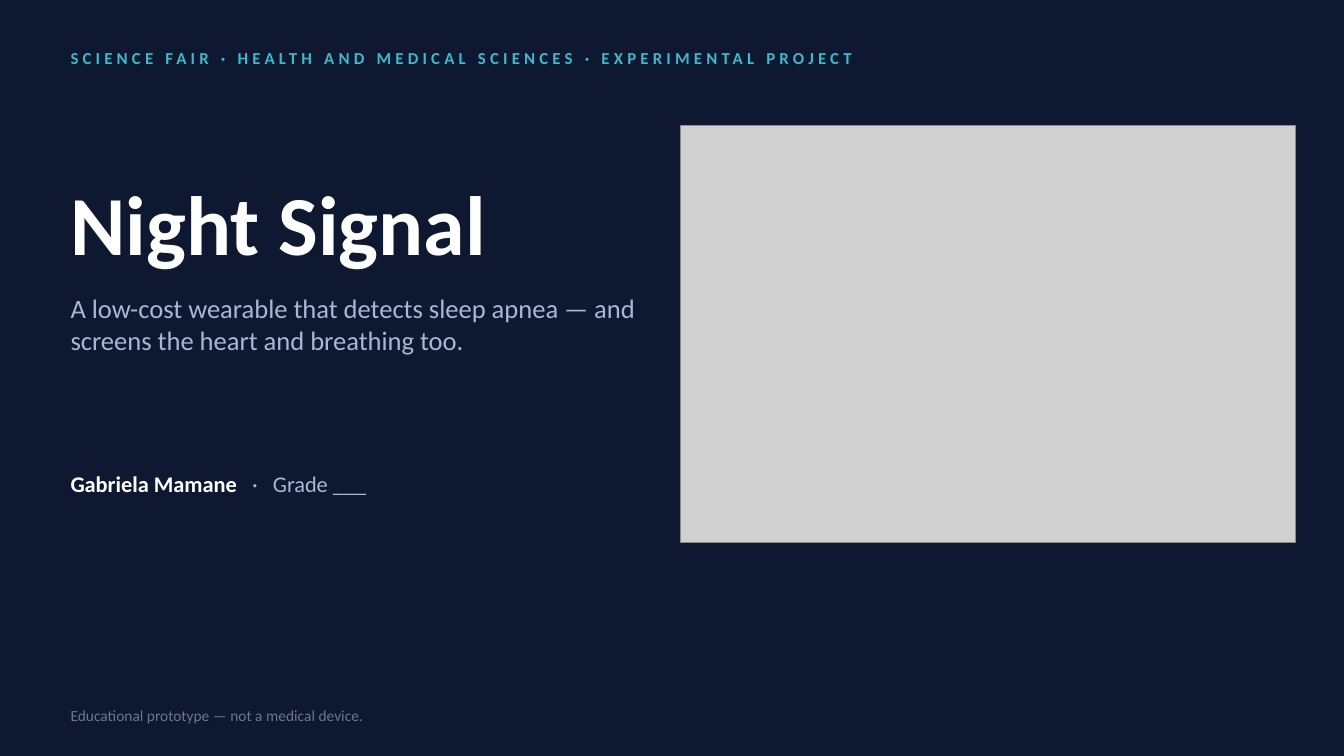
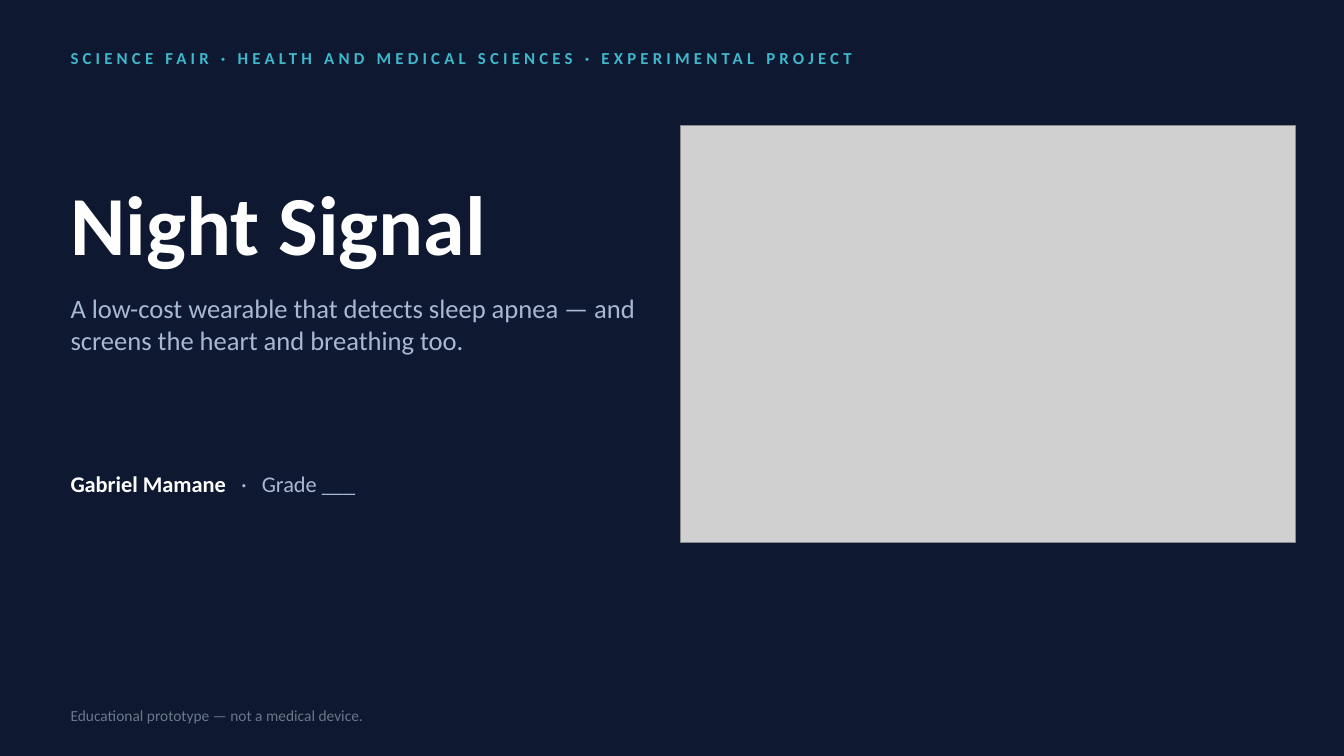
Before and after one commit to gabrielamamanestudent-wq/teetomivV2, a slide deck: slide 1 of science-fair/night-signal/Night_Signal_Presentation.pptx. Drawn at 1344x756 pixels with LibreOffice and Linux fonts; fonts in the diff are those of the drawing; grey boxes stand for pictures. Boxes give left, top, right and bottom in pixels: in the first picture for what was removed or moved away, otherwise in the second. Text is boxed around its words. In the diff, an @@ line names an element or a change of style, - is before the commit and + after.

```diff
--- a/science-fair/night-signal/Night_Signal_Presentation.pptx
+++ b/science-fair/night-signal/Night_Signal_Presentation.pptx
@@ text at (71,476,317,492): text changed @@
-Gabriela Mamane · Grade ___
+Gabriel Mamane · Grade ___
```
Also in this commit, not shown: 3 other files.
